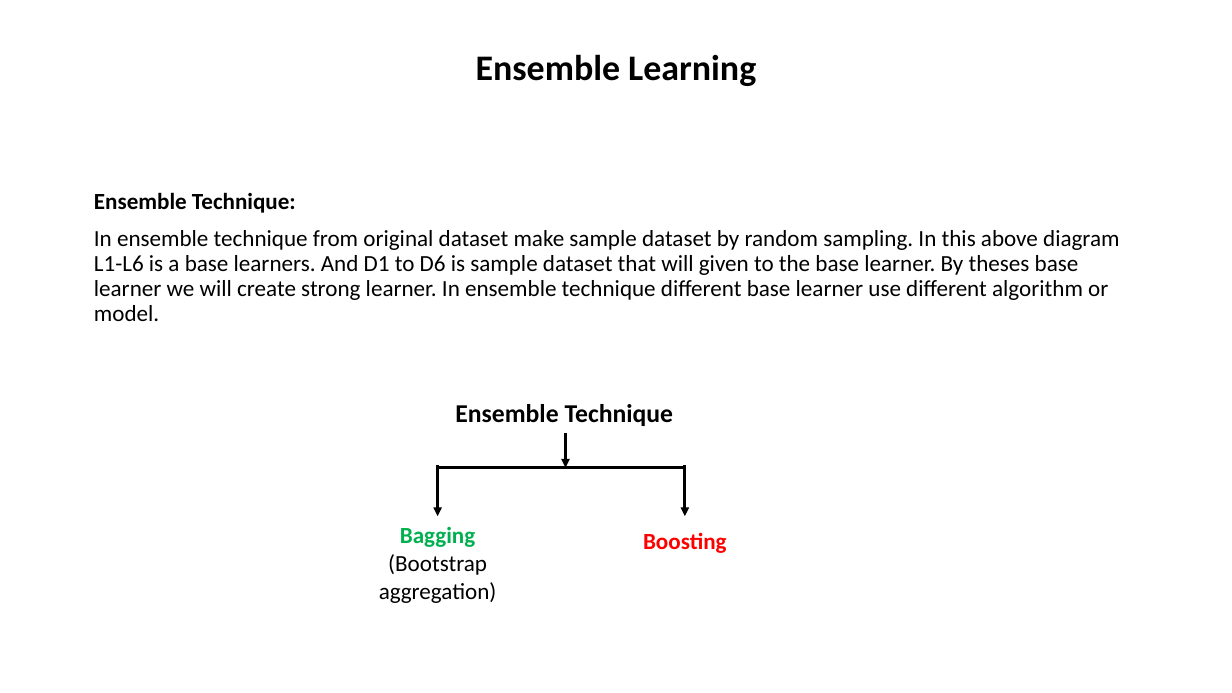
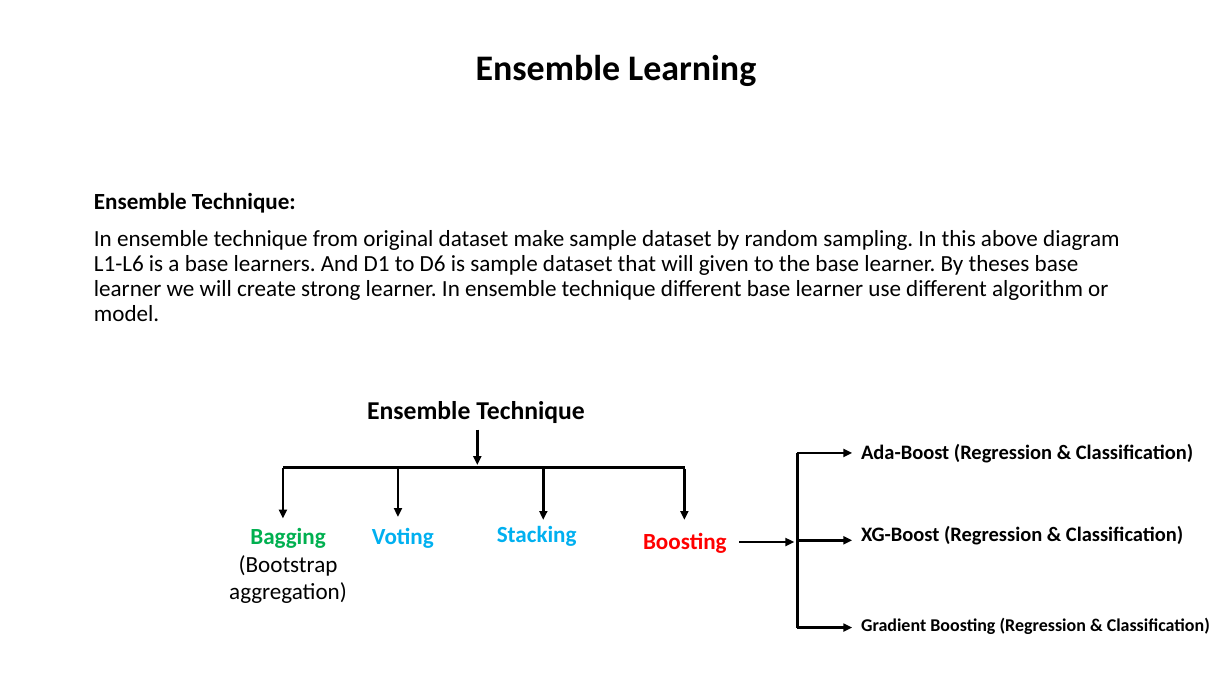
Before and after one commit to alaminbhuyan/ML_DL_AI_Files, a slide deck: slide 2 of ML Algorithm/Ensemble Technique/Ensemble Technique.pptx. Drawn at 1232x693 pixels with LibreOffice and Linux fonts; fonts in the diff are those of the drawing. Boxes give left, top, right and bottom in pixels: in the first picture for what was removed or moved away, otherwise in the second. Text is boxed around its words. In the diff, an @@ line names an element or a change of style, - is before the commit and + after.

Commit message:
work on ML algo

```diff
--- a/ML Algorithm/Ensemble Technique/Ensemble Technique.pptx
+++ b/ML Algorithm/Ensemble Technique/Ensemble Technique.pptx
@@ text "Ensemble Technique": place and size @@
-text "Ensemble Technique" at bbox=[455, 404, 674, 426]
+text "Ensemble Technique" at bbox=[367, 401, 585, 423]
@@ arrow moved from (566, 433) - (566, 468) to (478, 430) - (478, 465) @@
@@ text added at bbox=[861, 444, 1193, 463], 16 pt, text #000000, bold @@
+Ada-Boost (Regression & Classification)
@@ arrow moved from (438, 466) - (438, 517) to (283, 468) - (283, 518) @@
@@ line moved from (438, 468) - (685, 468) to (283, 468) - (685, 468) @@
@@ arrow added from (398, 466) to (398, 517), #000000 2.25 pt @@
@@ arrow added from (543, 470) to (543, 519), #000000 2.25 pt @@
@@ arrow moved from (685, 466) - (685, 517) to (685, 470) - (685, 519) @@
@@ line added from (798, 453) to (798, 628), #000000 2.25 pt @@
@@ arrow added from (798, 453) to (852, 453), #000000 2.25 pt @@
@@ text "Bagging (Bootstrap aggregation)": place and size @@
-text "Bagging (Bootstrap aggregation)" at bbox=[379, 527, 497, 603]
+text "Bagging (Bootstrap aggregation)" at bbox=[229, 528, 347, 603]
@@ text added at bbox=[372, 527, 434, 548], 18 pt, text #00B0F0, bold @@
+Voting
@@ text added at bbox=[497, 525, 577, 546], 18 pt, text #00B0F0, bold @@
+Stacking
@@ text added at bbox=[861, 526, 1183, 545], 16 pt, text #000000, bold @@
+XG-Boost (Regression & Classification)
@@ arrow added from (739, 543) to (794, 543), #000000 2.25 pt @@
@@ arrow added from (798, 541) to (852, 541), #000000 2.25 pt @@
@@ arrow added from (798, 628) to (852, 628), #000000 2.25 pt @@
@@ text added at bbox=[861, 618, 1210, 634], 14 pt, text #000000, bold @@
+Gradient Boosting (Regression & Classification)
```
